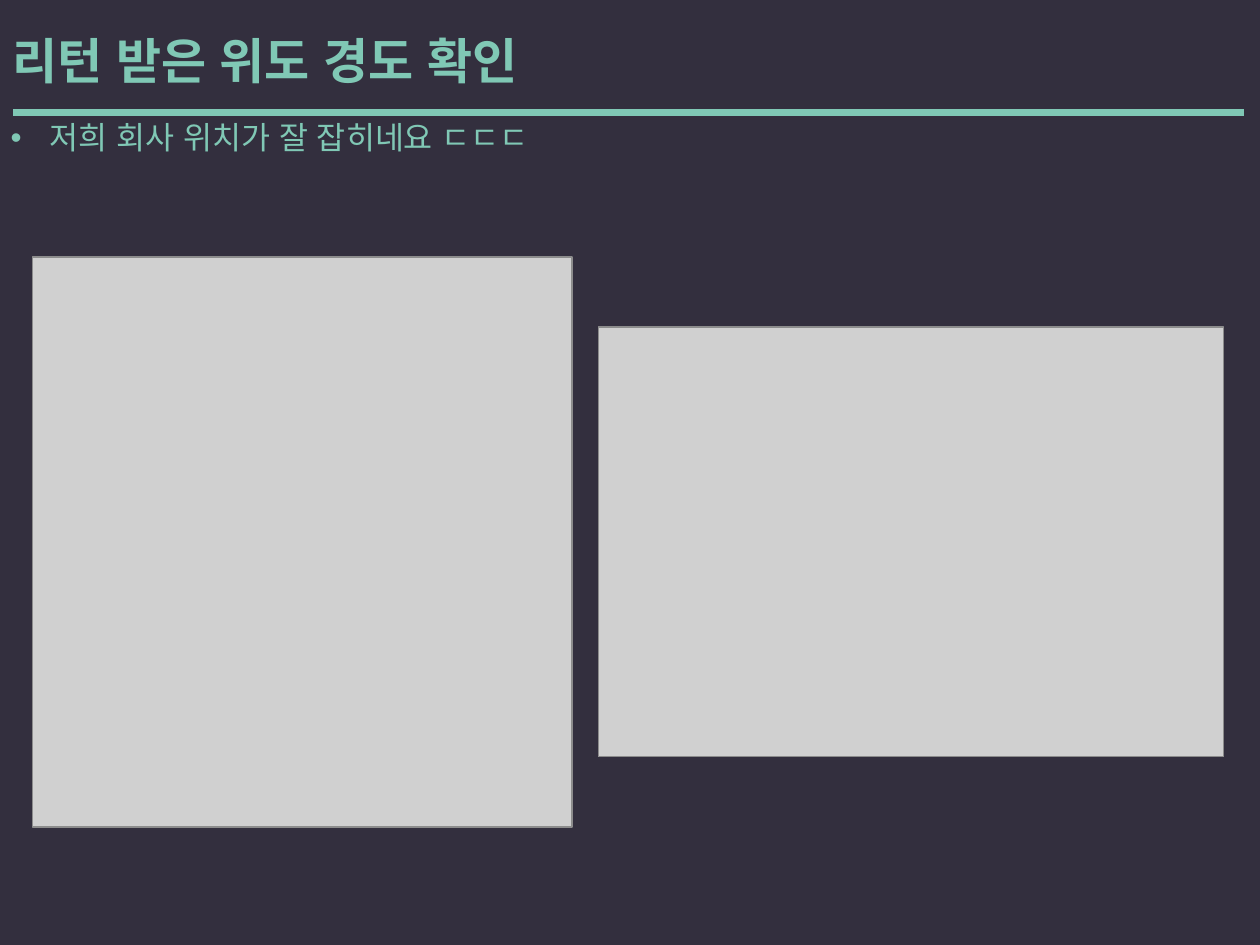
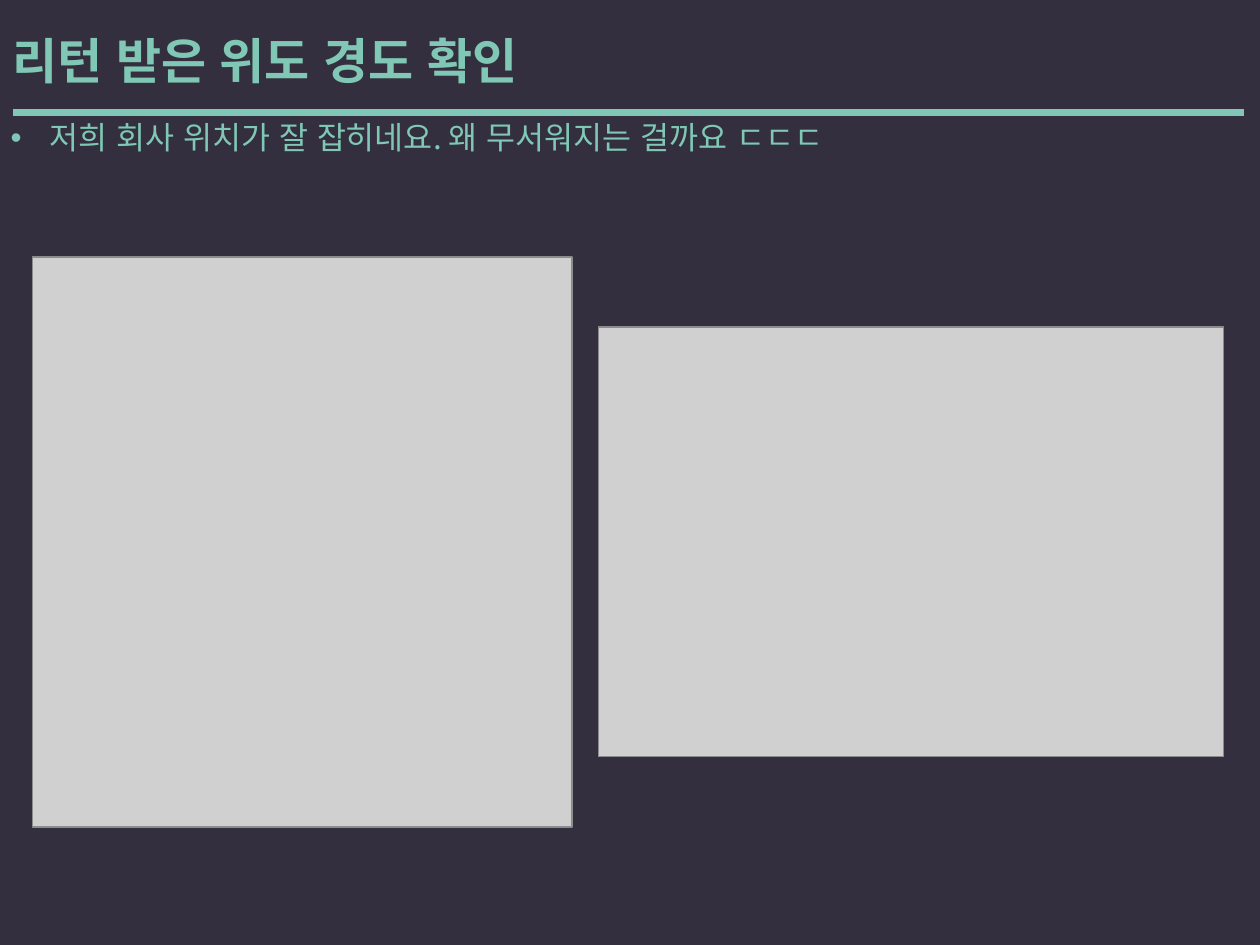
Before and after one commit to yysstory/mozzi, a slide deck: slide 88 of DOCS/1.pptx (slide 87 before the commit). Drawn at 1260x945 pixels with LibreOffice and Linux fonts; fonts in the diff are those of the drawing; grey boxes stand for pictures. Boxes give left, top, right and bottom in pixels: in the first picture for what was removed or moved away, otherwise in the second. Text is boxed around its words. In the diff, an @@ line names an element or a change of style, - is before the commit and + after.

```diff
--- a/DOCS/1.pptx
+++ b/DOCS/1.pptx
@@ text at [50,123,823,152]: text changed @@
-• 저희 회사 위치가 잘 잡히네요 ㄷㄷㄷ
+• 저희 회사 위치가 잘 잡히네요. 왜 무서워지는 걸까요 ㄷㄷㄷ
```
Also in this commit, not shown: 6 other slides changed, 3 other files.
